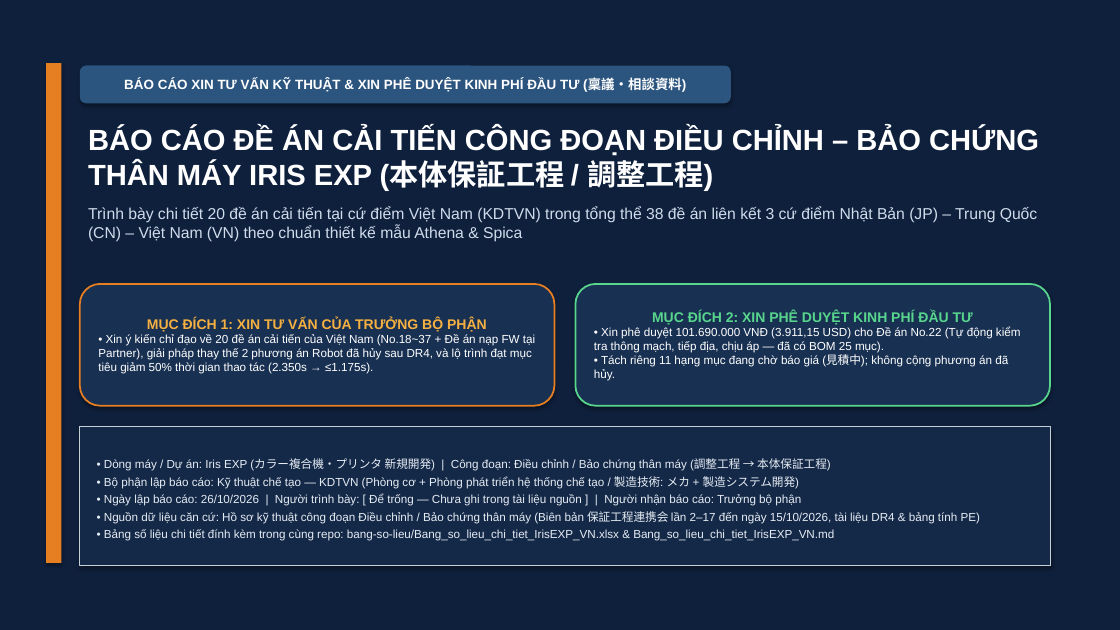
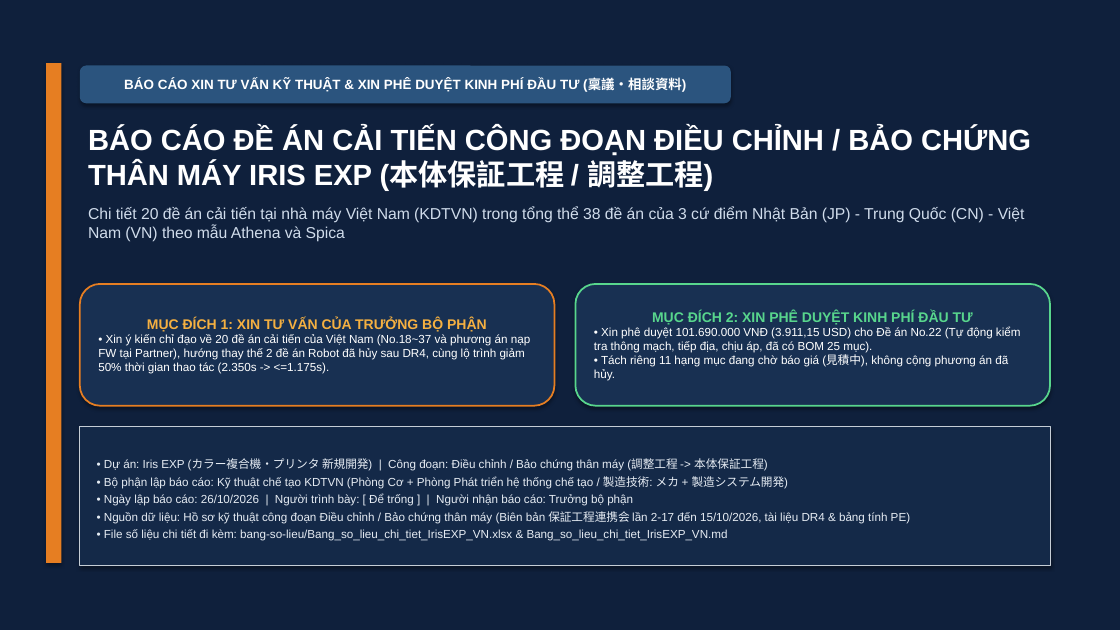
Before and after one commit to Nakazasen/bao_cao_dc_EXPIris, a slide deck: slide 1 of IrisEXP_Bao-cao-de-an-VN.pptx. Drawn at 1120x630 pixels with LibreOffice and Linux fonts; fonts in the diff are those of the drawing. Boxes give left, top, right and bottom in pixels: in the first picture for what was removed or moved away, otherwise in the second. Text is boxed around its words. In the diff, an @@ line names an element or a change of style, - is before the commit and + after.

Commit message:
style(BAOCAO-DCEXP-01): got van phong toan bo 15 slides theo chuan ky su PE (humanizer)

```diff
--- a/IrisEXP_Bao-cao-de-an-VN.pptx
+++ b/IrisEXP_Bao-cao-de-an-VN.pptx
@@ text at [88,128,1031,242]: text changed @@
-BÁO CÁO ĐỀ ÁN CẢI TIẾN CÔNG ĐOẠN ĐIỀU CHỈNH – BẢO CHỨNG THÂN MÁY IRIS EXP (本体保証工程 / 調整工程)
-Trình bày chi tiết 20 đề án cải tiến tại cứ điểm Việt Nam (KDTVN) trong tổng thể 38 đề án liên kết 3 cứ điểm Nhật Bản (JP) – Trung Quốc (CN) – Việt Nam (VN) theo chuẩn thiết kế mẫu Athena & Spica
+BÁO CÁO ĐỀ ÁN CẢI TIẾN CÔNG ĐOẠN ĐIỀU CHỈNH / BẢO CHỨNG THÂN MÁY IRIS EXP (本体保証工程 / 調整工程)
+Chi tiết 20 đề án cải tiến tại nhà máy Việt Nam (KDTVN) trong tổng thể 38 đề án của 3 cứ điểm Nhật Bản (JP) - Trung Quốc (CN) - Việt Nam (VN) theo mẫu Athena và Spica
@@ text in rounded rectangle at [594,327,1021,381]: text changed @@
-• Xin phê duyệt 101.690.000 VNĐ (3.911,15 USD) cho Đề án No.22 (Tự động kiểm tra thông mạch, tiếp địa, chịu áp — đã có BOM 25 mục).
-• Tách riêng 11 hạng mục đang chờ báo giá (見積中); không cộng phương án đã hủy.
+• Xin phê duyệt 101.690.000 VNĐ (3.911,15 USD) cho Đề án No.22 (Tự động kiểm tra thông mạch, tiếp địa, chịu áp, đã có BOM 25 mục).
+• Tách riêng 11 hạng mục đang chờ báo giá (見積中), không cộng phương án đã hủy.
@@ text in rounded rectangle at [98,334,530,374]: text changed @@
-• Xin ý kiến chỉ đạo về 20 đề án cải tiến của Việt Nam (No.18~37 + Đề án nạp FW tại Partner), giải pháp thay thế 2 phương án Robot đã hủy sau DR4, và lộ trình đạt mục tiêu giảm 50% thời gian thao tác (2.350s → ≤1.175s).
+• Xin ý kiến chỉ đạo về 20 đề án cải tiến của Việt Nam (No.18~37 và phương án nạp FW tại Partner), hướng thay thế 2 đề án Robot đã hủy sau DR4, cùng lộ trình giảm 50% thời gian thao tác (2.350s -> <=1.175s).
@@ text in rectangle at [104,458,910,541]: text changed @@
-• Dòng máy / Dự án: Iris EXP (カラー複合機・プリンタ 新規開発) | Công đoạn: Điều chỉnh / Bảo chứng thân máy (調整工程 → 本体保証工程)
-• Bộ phận lập báo cáo: Kỹ thuật chế tạo — KDTVN (Phòng cơ + Phòng phát triển hệ thống chế tạo / 製造技術: メカ + 製造システム開発)
-• Ngày lập báo cáo: 26/10/2026 | Người trình bày: [ Để trống — Chưa ghi trong tài liệu nguồn ] | Người nhận báo cáo: Trưởng bộ phận
-• Nguồn dữ liệu căn cứ: Hồ sơ kỹ thuật công đoạn Điều chỉnh / Bảo chứng thân máy (Biên bản 保証工程連携会 lần 2–17 đến ngày 15/10/2026, tài liệu DR4 & bảng tính PE)
-• Bảng số liệu chi tiết đính kèm trong cùng repo: bang-so-lieu/Bang_so_lieu_chi_tiet_IrisEXP_VN.xlsx & Bang_so_lieu_chi_tiet_IrisEXP_VN.md
+• Dự án: Iris EXP (カラー複合機・プリンタ 新規開発) | Công đoạn: Điều chỉnh / Bảo chứng thân máy (調整工程 -> 本体保証工程)
+• Bộ phận lập báo cáo: Kỹ thuật chế tạo KDTVN (Phòng Cơ + Phòng Phát triển hệ thống chế tạo / 製造技術: メカ + 製造システム開発)
+• Ngày lập báo cáo: 26/10/2026 | Người trình bày: [ Để trống ] | Người nhận báo cáo: Trưởng bộ phận
+• Nguồn dữ liệu: Hồ sơ kỹ thuật công đoạn Điều chỉnh / Bảo chứng thân máy (Biên bản 保証工程連携会 lần 2-17 đến 15/10/2026, tài liệu DR4 & bảng tính PE)
+• File số liệu chi tiết đi kèm: bang-so-lieu/Bang_so_lieu_chi_tiet_IrisEXP_VN.xlsx & Bang_so_lieu_chi_tiet_IrisEXP_VN.md
```
Also in this commit, not shown: 14 other slides changed, 2 other files.
